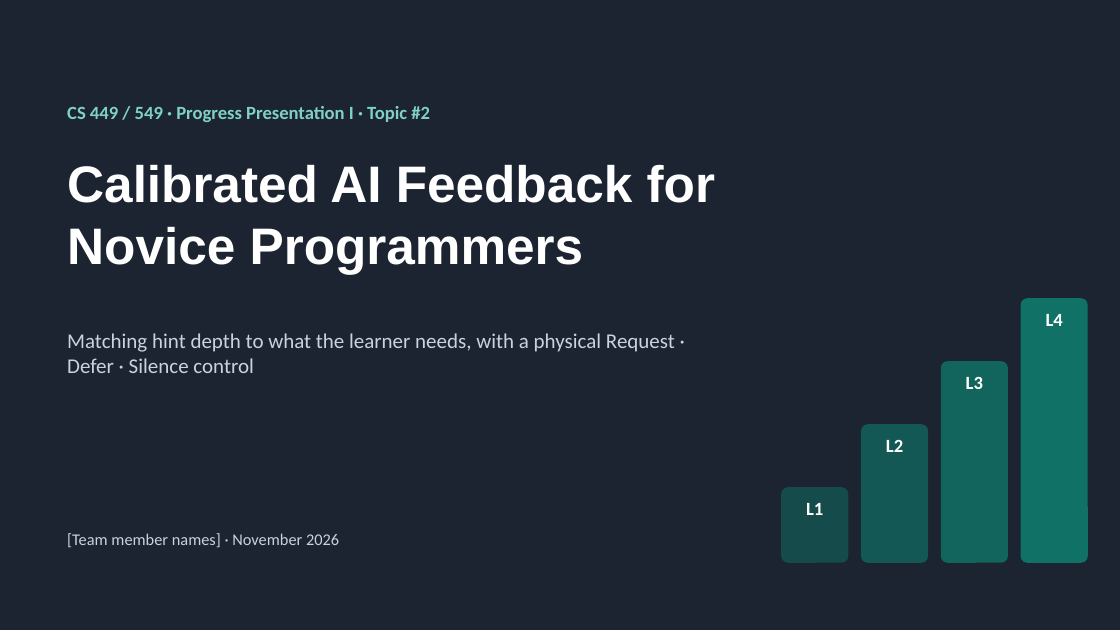
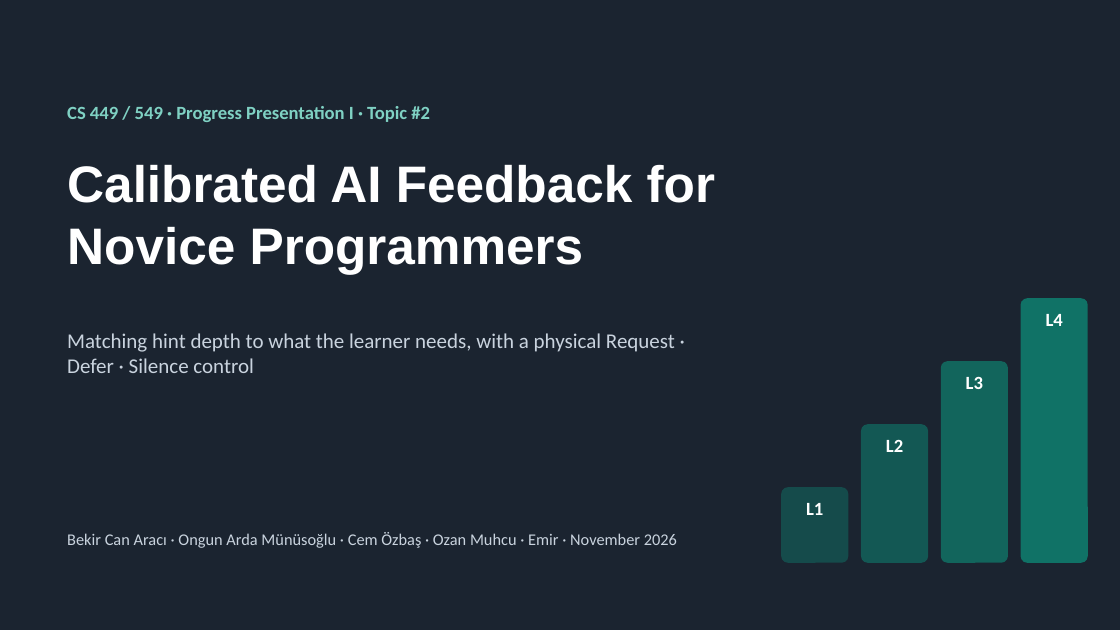
Before and after one commit to EmirC356/CS449-Project, a slide deck: slide 1 of docs/PP1_Calibrated_AI_Feedback.pptx. Drawn at 1120x630 pixels with LibreOffice and Linux fonts; fonts in the diff are those of the drawing. Boxes give left, top, right and bottom in pixels: in the first picture for what was removed or moved away, otherwise in the second. Text is boxed around its words. In the diff, an @@ line names an element or a change of style, - is before the commit and + after.

```diff
--- a/docs/PP1_Calibrated_AI_Feedback.pptx
+++ b/docs/PP1_Calibrated_AI_Feedback.pptx
@@ text at bbox=[67, 532, 677, 548]: text changed @@
-[Team member names] · November 2026
+Bekir Can Aracı · Ongun Arda Münüsoğlu · Cem Özbaş · Ozan Muhcu · Emir · November 2026
```
Also in this commit, not shown: 1 other slide changed.
